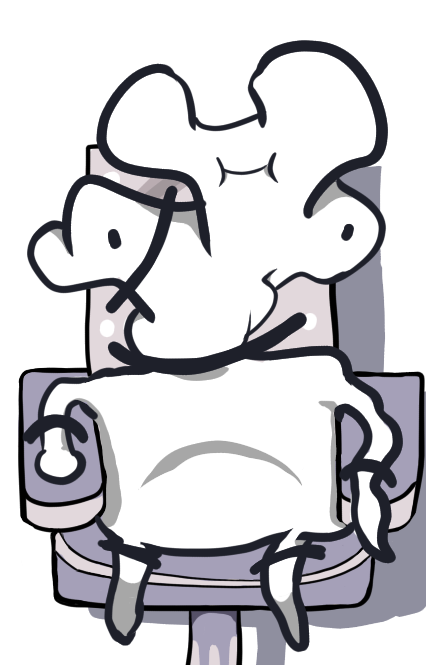
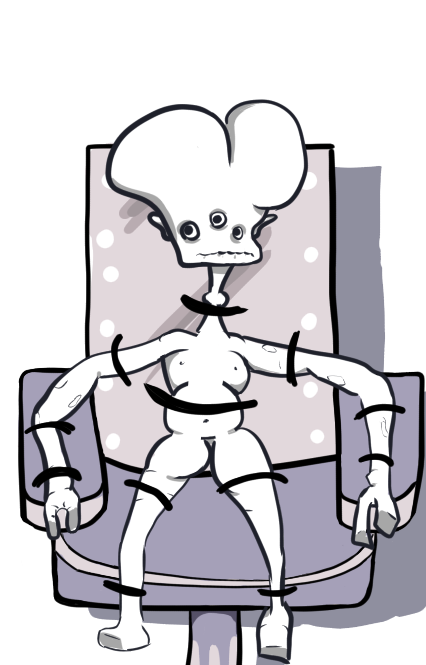
Revision of a layered 426px x 665px image; what changed, layer by layer:
added group "mutant 5" with 5 layers above "mutant 4" over [22, 40, 406, 665]
added layer "belt" (1st of 3, in "mutant 5") in group "mutant 5" over [22, 256, 406, 640]
added layer "line" (1st of 5, in "mutant 5") in group "mutant 5" over [22, 40, 406, 665]
added group "colors" (1st of 4, in "mutant 5") with 2 layers in group "mutant 5" over [22, 40, 406, 665]
added layer "shade" (1st of 4, in "mutant 5" › "colors") in group "colors" over [22, 57, 406, 665]
added layer "colour" (1st of 5, in "mutant 5" › "colors") in group "colors" over [22, 40, 406, 665]
hid group "mutant 4" (5 layers) over [22, 40, 406, 665]
